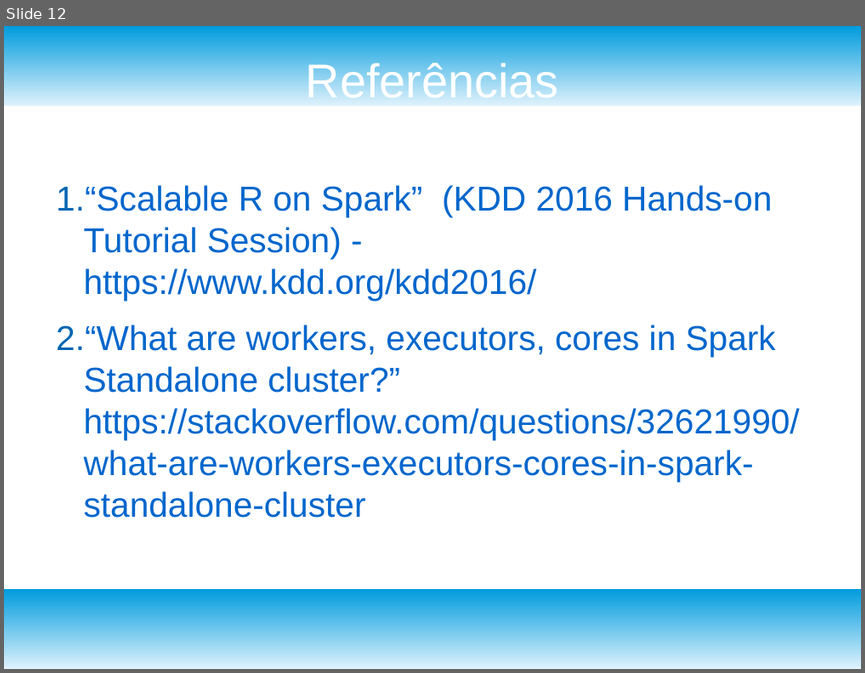
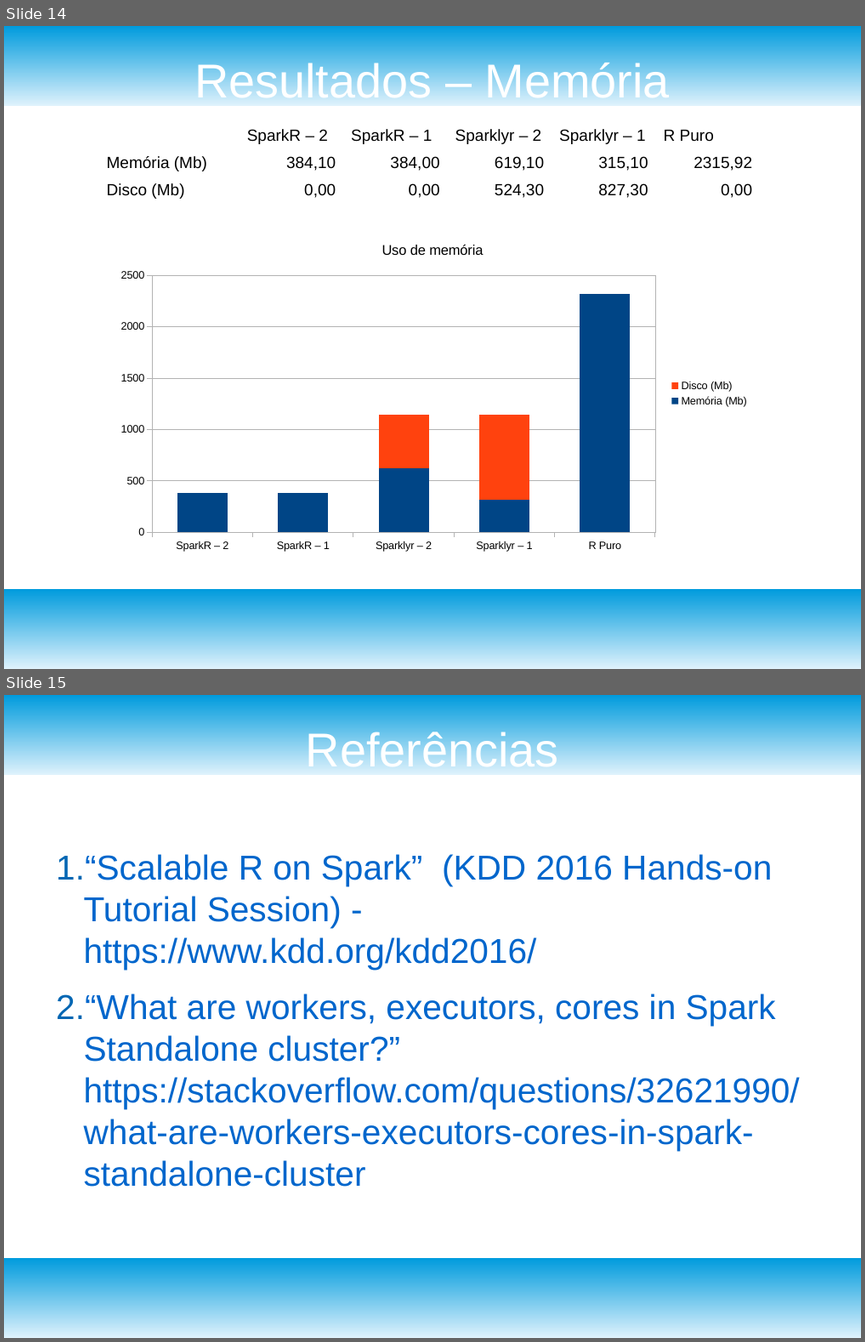
Before and after one commit to gustavoP/paralelo, a slide deck: T2-Jeff/Apresentação.odp. Shown one above the other, each under a label of ours: slide 12 before the commit, slides 14 and 15 after it. The pictures are 865x673 and 865x1342 pixels, drawn with LibreOffice and Linux fonts; fonts in the diff are those of the drawing. Boxes give left, top, right and bottom in pixels: in the first picture for what was removed or moved away, otherwise in the second. Text is boxed around its words. In the diff, an @@ line names an element or a change of style, - is before the commit and + after.

Commit message:
Resultados

```diff
--- a/T2-Jeff/Apresentação.odp
+++ b/T2-Jeff/Apresentação.odp
@@ slide 14 added at box(4, 26, 861, 669), background #FFFFFF; not listed: 2 template elements that a slide beside it also shows @@
@@ title added at box(194, 60, 670, 98), 44 pt, text #FFFFFF @@
+Resultados – Memória
@@ table added at box(99, 123, 760, 202), 3 rows, 6 columns @@
+ | SparkR – 2 | SparkR – 1 | Sparklyr – 2 | Sparklyr – 1 | R Puro
+Memória (Mb) | 384,10 | 384,00 | 619,10 | 315,10 | 2315,92
+Disco (Mb) | 0,00 | 0,00 | 524,30 | 827,30 | 0,00
@@ column stacked chart added at box(109, 228, 757, 559) @@
+title "Uso de memória"
+categories: SparkR – 2, SparkR – 1, Sparklyr – 2, Sparklyr – 1, R Puro
+Memória (Mb): 380, 380, 620, 320, 2320
+Disco (Mb): 0, 0, 520, 830, 0
@@ what was slide 12 is now slide 15 @@
```
Also in this commit, not shown: 5 other slides added, 3 slides removed, 13 other files.
